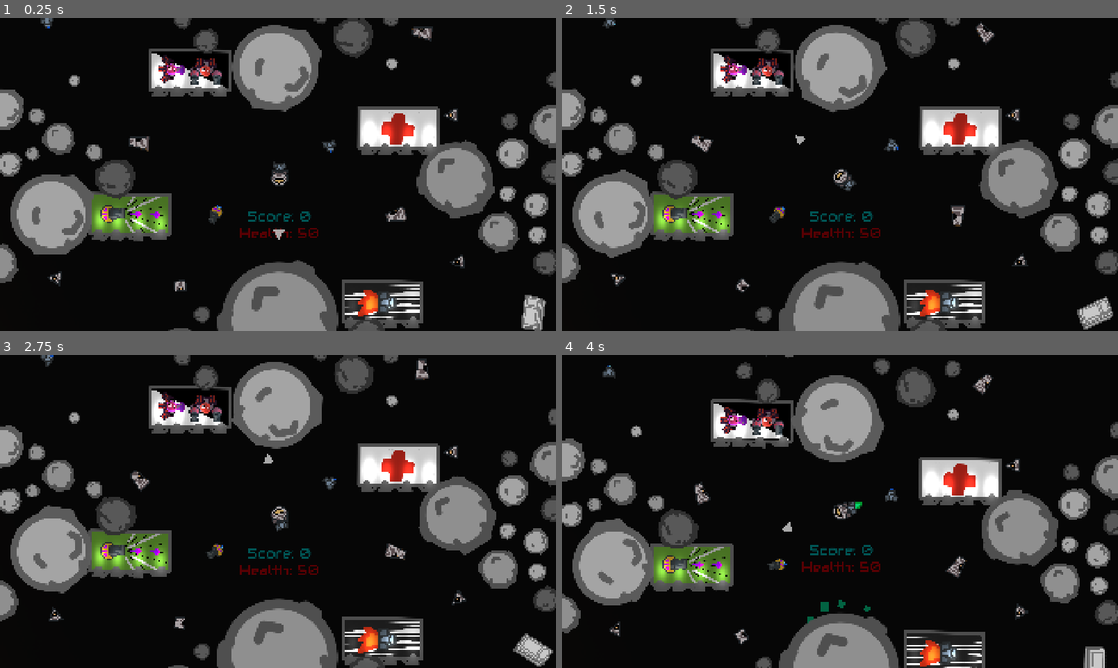
Above: before the commit, frames 1-4 (two rows, left to right).
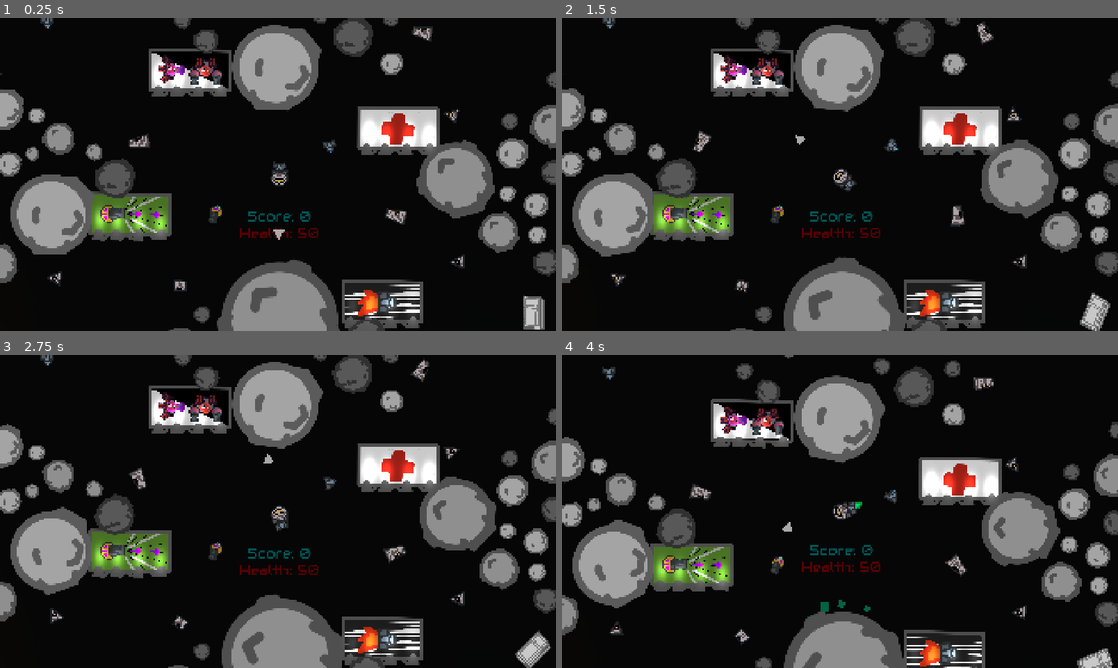
Above: after the commit, the same moments.

Repository: Leeway001Write/melonJam6
Game: Godot game, scene res://Levels/world.tscn
Two runs of this game, one before a commit and one after it. Both use one fixed random seed, a clock stepped at 60 frames per second and the inputs below.
Inputs:
- Up to frame 1 (0.25 s): no input
- Up to frame 2 (1.5 s): hold D (right) 0.53-1.28 s; tap R (destroy) at 0.6 s; hold A (left) from 1.28 s (still down); tap Space (fire) at 1.35 s
- Up to frame 3 (2.75 s): release A (left) at 2.03 s; hold D (right) from 2.03 s (still down); tap R (destroy) at 2.1 s
- Up to frame 4 (4 s): release D (right) at 2.78 s; hold W (forward) 2.78-3.53 s; tap Space (fire) at 2.85 s; hold A (left) from 3.53 s (still down); tap R (destroy) at 3.6 s

The runs differ from the first frame. In frame 1, 1.5% of the frame differs, in the area x 0-100%, y 0-100%; in frame 2, 4.0%; in frame 3, 5.0%; in frame 4, 5.4%.

Commit message:
Minor edits to quadrants

Diff:
--- a/escape-from-greenland/Prefabs/Quads/q1.tscn
+++ b/escape-from-greenland/Prefabs/Quads/q1.tscn
@@ -9,6 +9,7 @@
 [ext_resource type="PackedScene" uid="uid://cxc1c084anagj" path="res://Prefabs/junk/controller.tscn" id="8_xnifb"]
 [ext_resource type="PackedScene" uid="uid://brh3sg71u08ag" path="res://Prefabs/junk/fridge.tscn" id="9_lxnxn"]
 [ext_resource type="PackedScene" uid="uid://0utp0g5ro63y" path="res://Prefabs/junk/heart.tscn" id="10_0mqop"]
+[ext_resource type="PackedScene" uid="uid://c3xvawqsoufaa" path="res://Prefabs/junk/wall-e.tscn" id="10_hv6tb"]
 [ext_resource type="PackedScene" uid="uid://cka7ljsit01k7" path="res://Prefabs/junk/junk-component.tscn" id="11_k35l4"]
 [ext_resource type="PackedScene" uid="uid://bryb7c4161wtf" path="res://Prefabs/junk/ship_junk_1.tscn" id="12_adtlx"]
 [ext_resource type="PackedScene" uid="uid://kapus6jy5k7d" path="res://Prefabs/junk/ship_junk_2.tscn" id="13_yeuny"]
@@ -56,6 +57,36 @@
 [node name="Medkit12" parent="Items" instance=ExtResource("1_q4yju")]
 position = Vector2(4261, -4660)
 
+[node name="Medkit45" parent="Items" instance=ExtResource("1_q4yju")]
+position = Vector2(5227, -9237)
+
+[node name="Medkit50" parent="Items" instance=ExtResource("1_q4yju")]
+position = Vector2(14776, -668)
+
+[node name="Medkit53" parent="Items" instance=ExtResource("1_q4yju")]
+position = Vector2(15124, -9284)
+
+[node name="Medkit54" parent="Items" instance=ExtResource("1_q4yju")]
+position = Vector2(11655, -9284)
+
+[node name="Medkit55" parent="Items" instance=ExtResource("1_q4yju")]
+position = Vector2(7965, -9284)
+
+[node name="Medkit56" parent="Items" instance=ExtResource("1_q4yju")]
+position = Vector2(1867, -9347)
+
+[node name="Medkit57" parent="Items" instance=ExtResource("1_q4yju")]
+position = Vector2(2976, -9759)
+
+[node name="Medkit58" parent="Items" instance=ExtResource("1_q4yju")]
+position = Vector2(6603, -9997)
+
+[node name="Medkit59" parent="Items" instance=ExtResource("1_q4yju")]
+position = Vector2(8868, -9981)
+
+[node name="Medkit60" parent="Items" instance=ExtResource("1_q4yju")]
+position = Vector2(13129, -9981)
+
 [node name="Medkit13" parent="Items" instance=ExtResource("1_q4yju")]
 position = Vector2(2757, -4426)
 
@@ -221,27 +252,36 @@
 [node name="ShipJunk11" parent="Items" instance=ExtResource("14_clebn")]
 position = Vector2(14525, -5149)
 
+[node name="Wall-E" parent="Items" instance=ExtResource("10_hv6tb")]
+position = Vector2(1716, -2993)
+
+[node name="Wall-E2" parent="Items" instance=ExtResource("10_hv6tb")]
+position = Vector2(5982, -7326)
+
+[node name="Wall-E3" parent="Items" instance=ExtResource("10_hv6tb")]
+position = Vector2(14127, -4554)
+
 [node name="Asteroids" type="Node2D" parent="."]
 
 [node name="Asteroid208" parent="Asteroids" instance=ExtResource("1_fj4ej")]
 position = Vector2(4066, -5415)
-scale = Vector2(0.290988, 0.289294)
+scale = Vector2(0.589837, 0.586403)
 
 [node name="Asteroid209" parent="Asteroids" instance=ExtResource("1_fj4ej")]
 position = Vector2(7378, -751)
-scale = Vector2(0.290988, 0.289294)
+scale = Vector2(0.589837, 0.586403)
 
 [node name="Asteroid210" parent="Asteroids" instance=ExtResource("1_fj4ej")]
 position = Vector2(774.001, -786)
-scale = Vector2(0.290988, 0.289294)
+scale = Vector2(0.589837, 0.586403)
 
 [node name="Asteroid212" parent="Asteroids" instance=ExtResource("1_fj4ej")]
 position = Vector2(419, -8833)
-scale = Vector2(0.290988, 0.289294)
+scale = Vector2(0.589837, 0.586403)
 
 [node name="Asteroid214" parent="Asteroids" instance=ExtResource("1_fj4ej")]
 position = Vector2(5967, -928)
-scale = Vector2(0.290988, 0.289294)
+scale = Vector2(0.589837, 0.586403)
 
 [node name="Asteroid215" parent="Asteroids" instance=ExtResource("1_fj4ej")]
 position = Vector2(7085, -559)
@@ -250,17 +290,17 @@
 [node name="Asteroid211" parent="Asteroids" instance=ExtResource("1_fj4ej")]
 position = Vector2(3907, -8082)
 rotation = 0.926016
-scale = Vector2(0.290988, 0.289294)
+scale = Vector2(0.589837, 0.586403)
 
 [node name="Asteroid213" parent="Asteroids" instance=ExtResource("1_fj4ej")]
 position = Vector2(7219, -3418)
 rotation = 0.926016
-scale = Vector2(0.290988, 0.289294)
+scale = Vector2(0.589837, 0.586403)
 
 [node name="Asteroid216" parent="Asteroids" instance=ExtResource("1_fj4ej")]
 position = Vector2(615.001, -3453)
 rotation = 0.926016
-scale = Vector2(0.290988, 0.289294)
+scale = Vector2(0.589837, 0.586403)
 
 [node name="Asteroid218" parent="Asteroids" instance=ExtResource("1_fj4ej")]
 position = Vector2(5808, -3595)
@@ -320,14 +360,6 @@
 position = Vector2(5188, -634)
 scale = Vector2(0.290988, 0.289294)
 
-[node name="Asteroid234" parent="Asteroids" instance=ExtResource("1_fj4ej")]
-position = Vector2(-1416, -669)
-scale = Vector2(0.290988, 0.289294)
-
-[node name="Asteroid235" parent="Asteroids" instance=ExtResource("1_fj4ej")]
-position = Vector2(-1771, -8716)
-scale = Vector2(0.290988, 0.289294)
-
 [node name="Asteroid236" parent="Asteroids" instance=ExtResource("1_fj4ej")]
 position = Vector2(3777, -811)
 scale = Vector2(0.290988, 0.289294)
@@ -346,11 +378,6 @@
 rotation = 0.926016
 scale = Vector2(0.290988, 0.289294)
 
-[node name="Asteroid240" parent="Asteroids" instance=ExtResource("1_fj4ej")]
-position = Vector2(-1575, -3336)
-rotation = 0.926016
-scale = Vector2(0.290988, 0.289294)
-
 [node name="Asteroid242" parent="Asteroids" instance=ExtResource("1_fj4ej")]
 position = Vector2(3618, -3478)
 rotation = 0.926016
@@ -483,6 +510,50 @@
 [node name="Asteroid266" parent="Asteroids" instance=ExtResource("1_fj4ej")]
 position = Vector2(12351, -2968)
 scale = Vector2(1.09251, 1.08615)
+
+[node name="Asteroid270" parent="Asteroids" instance=ExtResource("1_fj4ej")]
+position = Vector2(17172, -1802)
+scale = Vector2(3.24718, 3.22827)
+
+[node name="Asteroid271" parent="Asteroids" instance=ExtResource("1_fj4ej")]
+position = Vector2(18352, -4236)
+scale = Vector2(3.24718, 3.22827)
+
+[node name="Asteroid272" parent="Asteroids" instance=ExtResource("1_fj4ej")]
+position = Vector2(17097, -6570)
+scale = Vector2(3.24718, 3.22827)
+
+[node name="Asteroid273" parent="Asteroids" instance=ExtResource("1_fj4ej")]
+position = Vector2(18477, -10259)
+scale = Vector2(3.24718, 3.22827)
+
+[node name="Asteroid274" parent="Asteroids" instance=ExtResource("1_fj4ej")]
+position = Vector2(15290, -12191)
+scale = Vector2(3.24718, 3.22827)
+
+[node name="Asteroid275" parent="Asteroids" instance=ExtResource("1_fj4ej")]
+position = Vector2(9091, -12191)
+scale = Vector2(3.24718, 3.22827)
+
+[node name="Asteroid276" parent="Asteroids" instance=ExtResource("1_fj4ej")]
+position = Vector2(10697, -13396)
+scale = Vector2(3.24718, 3.22827)
+
+[node name="Asteroid277" parent="Asteroids" instance=ExtResource("1_fj4ej")]
+position = Vector2(12730, -12944)
+scale = Vector2(3.24718, 3.22827)
+
+[node name="Asteroid278" parent="Asteroids" instance=ExtResource("1_fj4ej")]
+position = Vector2(910.002, -13596)
+scale = Vector2(3.24718, 3.22827)
+
+[node name="Asteroid279" parent="Asteroids" instance=ExtResource("1_fj4ej")]
+position = Vector2(3520, -12592)
+scale = Vector2(3.24718, 3.22827)
+
+[node name="Asteroid280" parent="Asteroids" instance=ExtResource("1_fj4ej")]
+position = Vector2(6030, -13972)
+scale = Vector2(3.24718, 3.22827)
 
 [node name="Asteroid267" parent="Asteroids" instance=ExtResource("1_fj4ej")]
 position = Vector2(12485, -5827)
--- a/escape-from-greenland/Prefabs/Quads/q3.tscn
+++ b/escape-from-greenland/Prefabs/Quads/q3.tscn
@@ -107,6 +107,98 @@
 position = Vector2(-7031, 816)
 rotation = -0.753501
 
+[node name="Gun24" parent="Items/Guns" instance=ExtResource("1_nnv74")]
+position = Vector2(-17756, 1521)
+rotation = -0.753501
+
+[node name="Gun25" parent="Items/Guns" instance=ExtResource("1_nnv74")]
+position = Vector2(-17756, 4577)
+rotation = -0.753501
+
+[node name="Gun26" parent="Items/Guns" instance=ExtResource("1_nnv74")]
+position = Vector2(-17139, 3196)
+rotation = -0.753501
+
+[node name="Gun27" parent="Items/Guns" instance=ExtResource("1_nnv74")]
+position = Vector2(-17139, 8838)
+rotation = -0.753501
+
+[node name="Gun28" parent="Items/Guns" instance=ExtResource("1_nnv74")]
+position = Vector2(-18638, 8838)
+rotation = -0.753501
+
+[node name="Gun29" parent="Items/Guns" instance=ExtResource("1_nnv74")]
+position = Vector2(-18565, 7075)
+rotation = -0.753501
+
+[node name="Gun30" parent="Items/Guns" instance=ExtResource("1_nnv74")]
+position = Vector2(-16567, 12496)
+rotation = -0.753501
+
+[node name="Gun31" parent="Items/Guns" instance=ExtResource("1_nnv74")]
+position = Vector2(-11146, 12731)
+rotation = -0.753501
+
+[node name="Gun32" parent="Items/Guns" instance=ExtResource("1_nnv74")]
+position = Vector2(-7987, 12393)
+rotation = -0.753501
+
+[node name="Gun33" parent="Items/Guns" instance=ExtResource("1_nnv74")]
+position = Vector2(-4035, 13216)
+rotation = -0.753501
+
+[node name="Gun34" parent="Items/Guns" instance=ExtResource("1_nnv74")]
+position = Vector2(-2345, 10953)
+rotation = -0.753501
+
+[node name="Gun35" parent="Items/Guns" instance=ExtResource("1_nnv74")]
+position = Vector2(-4725, 11967)
+rotation = -0.753501
+
+[node name="Gun36" parent="Items/Guns" instance=ExtResource("1_nnv74")]
+position = Vector2(-8251, 14538)
+rotation = -0.753501
+
+[node name="Gun37" parent="Items/Guns" instance=ExtResource("1_nnv74")]
+position = Vector2(-13996, 14185)
+rotation = -0.753501
+
+[node name="Gun38" parent="Items/Guns" instance=ExtResource("1_nnv74")]
+position = Vector2(-13996, 13127)
+rotation = -0.753501
+
+[node name="Gun39" parent="Items/Guns" instance=ExtResource("1_nnv74")]
+position = Vector2(-20828, 10100)
+rotation = -0.753501
+
+[node name="Gun40" parent="Items/Guns" instance=ExtResource("1_nnv74")]
+position = Vector2(-18125, 10350)
+rotation = -0.753501
+
+[node name="Gun41" parent="Items/Guns" instance=ExtResource("1_nnv74")]
+position = Vector2(-17361, 7177)
+rotation = -0.753501
+
+[node name="Gun42" parent="Items/Guns" instance=ExtResource("1_nnv74")]
+position = Vector2(-19859, 5443)
+rotation = -0.753501
+
+[node name="Gun43" parent="Items/Guns" instance=ExtResource("1_nnv74")]
+position = Vector2(-19066, 3460)
+rotation = -0.753501
+
+[node name="Gun44" parent="Items/Guns" instance=ExtResource("1_nnv74")]
+position = Vector2(-17053, 757)
+rotation = -0.753501
+
+[node name="Gun46" parent="Items/Guns" instance=ExtResource("1_nnv74")]
+position = Vector2(-19463, 1021)
+rotation = -0.753501
+
+[node name="Gun47" parent="Items/Guns" instance=ExtResource("1_nnv74")]
+position = Vector2(-20227, 8249)
+rotation = -0.753501
+
 [node name="Gun21" parent="Items/Guns" instance=ExtResource("1_nnv74")]
 position = Vector2(-4651, 8522)
 rotation = 2.09008
@@ -211,6 +303,38 @@
 position = Vector2(-6074, 6232)
 scale = Vector2(4.08133, 4.08133)
 
+[node name="Asteroid22" parent="Asteroids" instance=ExtResource("3_adm1k")]
+position = Vector2(-6367, 11948)
+scale = Vector2(4.08133, 4.08133)
+
+[node name="Asteroid116" parent="Asteroids" instance=ExtResource("3_adm1k")]
+position = Vector2(-12641, 11331)
+scale = Vector2(2.62242, 2.62242)
+
+[node name="Asteroid117" parent="Asteroids" instance=ExtResource("3_adm1k")]
+position = Vector2(-16990, 11316)
+scale = Vector2(4.08133, 4.08133)
+
+[node name="Asteroid118" parent="Asteroids" instance=ExtResource("3_adm1k")]
+position = Vector2(-18210, 5762)
+scale = Vector2(4.08133, 4.08133)
+
+[node name="Asteroid121" parent="Asteroids" instance=ExtResource("3_adm1k")]
+position = Vector2(-18592, 7774)
+scale = Vector2(2.50833, 2.50833)
+
+[node name="Asteroid130" parent="Asteroids" instance=ExtResource("3_adm1k")]
+position = Vector2(-18298, 2956)
+scale = Vector2(2.80627, 2.80627)
+
+[node name="Asteroid131" parent="Asteroids" instance=ExtResource("3_adm1k")]
+position = Vector2(-20017, 2030)
+scale = Vector2(4.08133, 4.08133)
+
+[node name="Asteroid135" parent="Asteroids" instance=ExtResource("3_adm1k")]
+position = Vector2(-1270, 11712)
+scale = Vector2(4.08133, 4.08133)
+
 [node name="Asteroid14" parent="Asteroids" instance=ExtResource("3_adm1k")]
 position = Vector2(-10069, 5338)
 scale = Vector2(4.08133, 4.08133)
@@ -291,10 +415,6 @@
 position = Vector2(-9533, 10747)
 scale = Vector2(2.25057, 2.25057)
 
-[node name="Asteroid175" parent="Asteroids" instance=ExtResource("3_adm1k")]
-position = Vector2(-7083, -749.998)
-scale = Vector2(2.25057, 2.25057)
-
 [node name="Asteroid177" parent="Asteroids" instance=ExtResource("3_adm1k")]
 position = Vector2(-13618, 2496)
 scale = Vector2(2.25057, 2.25057)
@@ -776,7 +896,7 @@
 scale = Vector2(0.242717, 0.241304)
 
 [node name="Asteroid190" parent="Asteroids" instance=ExtResource("3_adm1k")]
-position = Vector2(-15280, 10431)
+position = Vector2(-14707, 10710)
 scale = Vector2(0.741925, 0.737604)
 
 [node name="Asteroid154" parent="Asteroids" instance=ExtResource("3_adm1k")]
--- a/escape-from-greenland/Prefabs/Quads/q4.tscn
+++ b/escape-from-greenland/Prefabs/Quads/q4.tscn
@@ -597,7 +597,6 @@
 [node name="Art" type="Node2D" parent="."]
 
 [node name="Background" type="Node2D" parent="Art"]
-visible = false
 
 [node name="Sprite2D" type="Sprite2D" parent="Art/Background"]
 modulate = Color(1, 1, 1, 0.486275)
--- a/escape-from-greenland/Prefabs/Quads/q5.tscn
+++ b/escape-from-greenland/Prefabs/Quads/q5.tscn
@@ -262,7 +262,7 @@
 [node name="Background" type="Node2D" parent="Art"]
 
 [node name="Sign 1" type="Sprite2D" parent="Art/Background"]
-z_index = -5
+z_index = -50
 position = Vector2(-1037, 274)
 scale = Vector2(0.481515, 0.481515)
 texture = ExtResource("10_31083")
@@ -290,7 +290,7 @@
 texture = ExtResource("11_c8umy")
 
 [node name="Sign 2" type="Sprite2D" parent="Art/Background"]
-z_index = -5
+z_index = -50
 position = Vector2(-621, -722)
 scale = Vector2(0.481515, 0.481515)
 texture = ExtResource("10_31083")
@@ -318,7 +318,7 @@
 texture = ExtResource("11_c8umy")
 
 [node name="Sign 3" type="Sprite2D" parent="Art/Background"]
-z_index = -5
+z_index = -50
 position = Vector2(707, 867)
 scale = Vector2(0.481515, 0.481515)
 texture = ExtResource("10_31083")
@@ -346,7 +346,7 @@
 texture = ExtResource("11_c8umy")
 
 [node name="Sign 4" type="Sprite2D" parent="Art/Background"]
-z_index = -5
+z_index = -50
 position = Vector2(823, -318)
 scale = Vector2(0.481515, 0.481515)
 texture = ExtResource("10_31083")
Not shown: 1 places in escape-from-greenland/Prefabs/Quads/q1.tscn that only renumber resources
